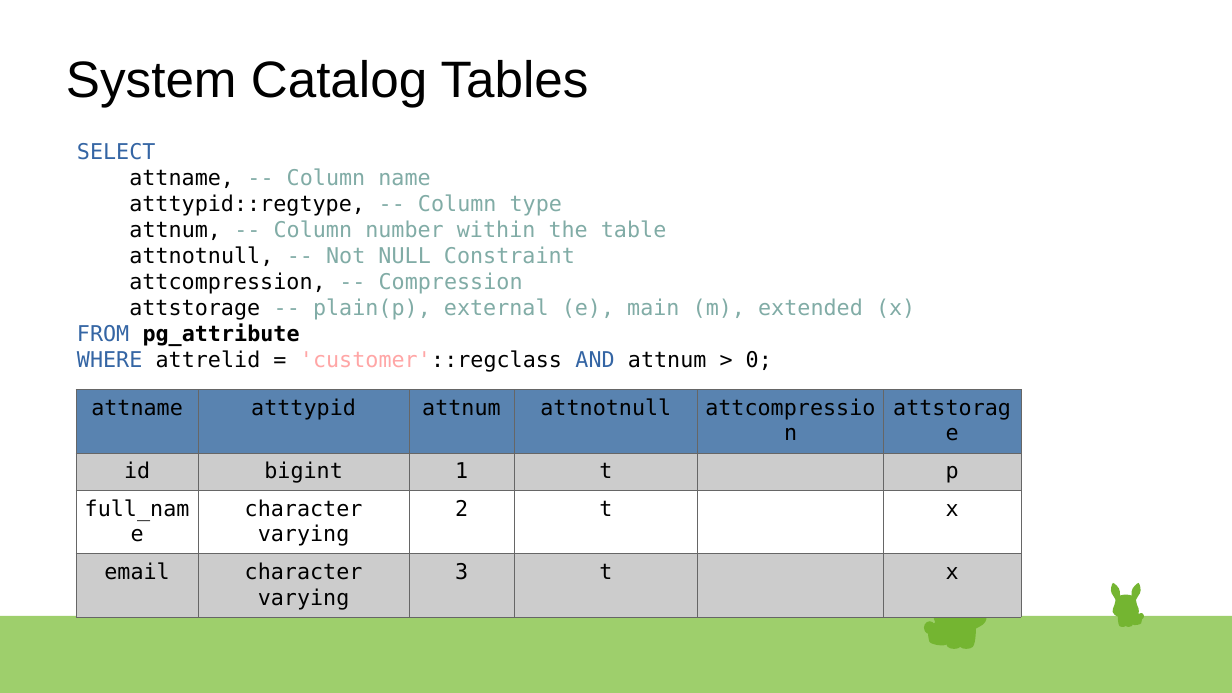
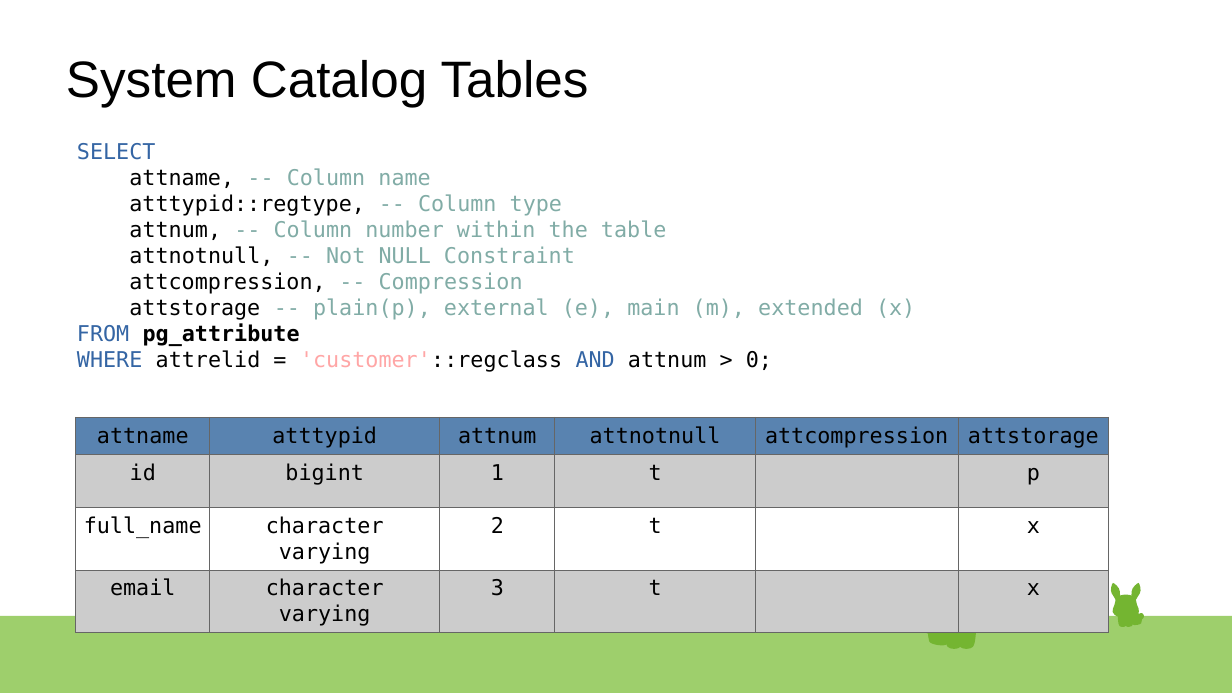
Before and after one commit to rsibanez89/postgres-indexing, a slide deck: slide 8 of Presentation.odp (slide 7 before the commit). Drawn at 1232x693 pixels with LibreOffice and Linux fonts; fonts in the diff are those of the drawing. Boxes give left, top, right and bottom in pixels: in the first picture for what was removed or moved away, otherwise in the second. Text is boxed around its words. In the diff, an @@ line names an element or a change of style, - is before the commit and + after.

```diff
--- a/Presentation.odp
+++ b/Presentation.odp
@@ table at (x1=76, y1=418, x2=1109, y2=630) @@
@@ borders changed @@
@@ table resized from (x1=76, y1=390, x2=1021, y2=614) to (x1=76, y1=418, x2=1109, y2=630) @@
@@ freeform shape resized from (x1=935, y1=585, x2=987, y2=632) to (x1=929, y1=585, x2=993, y2=632) @@
@@ outline redrawn in 19 elements at (x1=925, y1=622, x2=936, y2=635), (x1=936, y1=634, x2=948, y2=641), (x1=960, y1=635, x2=961, y2=647), (x1=948, y1=617, x2=974, y2=643), (x1=957, y1=617, x2=965, y2=624), (x1=946, y1=612, x2=975, y2=622), (x1=970, y1=561, x2=993, y2=600), (x1=929, y1=561, x2=950, y2=600), (x1=1110, y1=582, x2=1121, y2=601), (x1=973, y1=569, x2=988, y2=600), (x1=934, y1=569, x2=949, y2=600), (x1=936, y1=590, x2=986, y2=629), (x1=955, y1=609, x2=967, y2=615), (x1=958, y1=618, x2=977, y2=651), (x1=949, y1=619, x2=973, y2=627), (x1=945, y1=618, x2=964, y2=651), (x1=1110, y1=595, x2=1143, y2=618), (x1=926, y1=620, x2=950, y2=647), (x1=941, y1=596, x2=956, y2=614) @@
```
Also in this commit, not shown: 14 other slides changed, 1 slide added.
